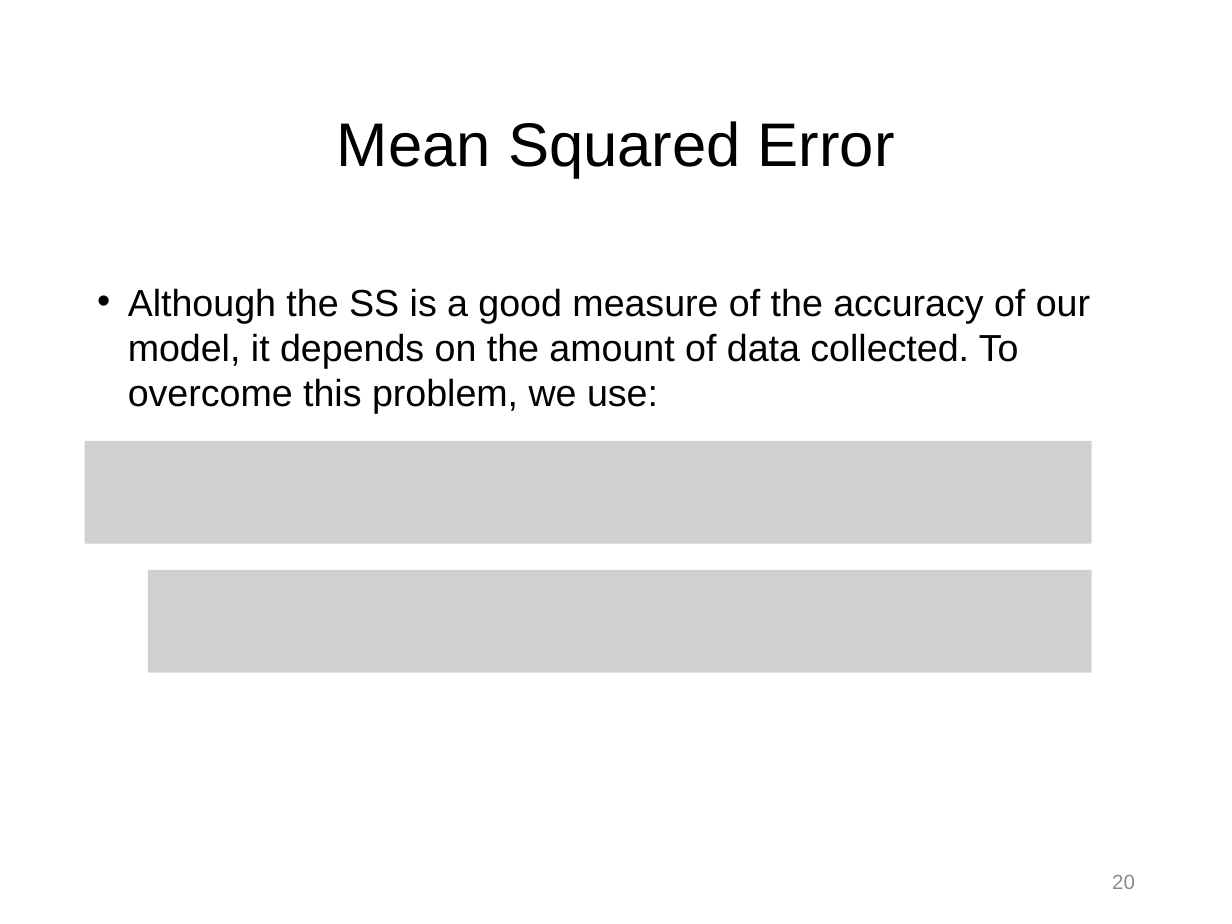
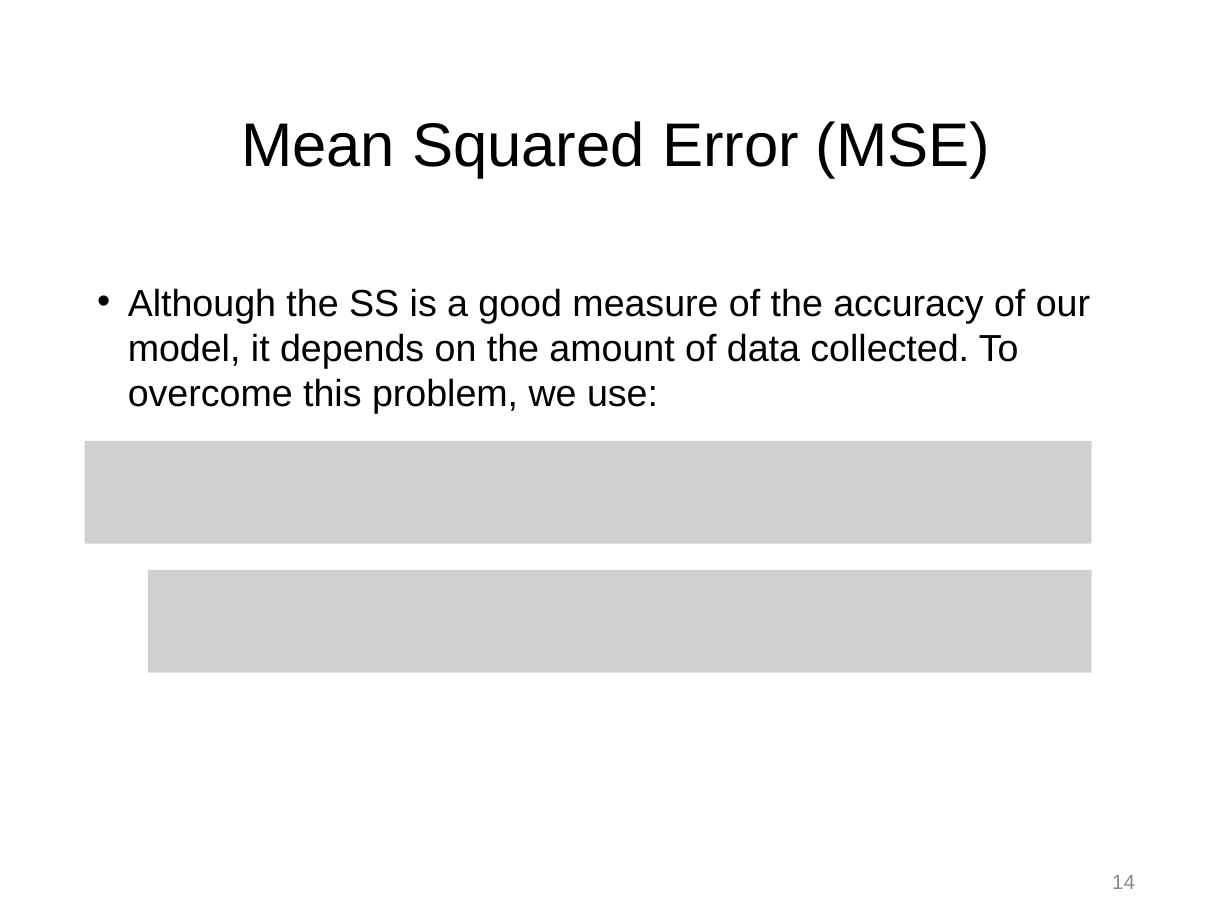
Before and after one commit to npm27/Teaching-Materials, a slide deck: slide 14 of Stats/Slides/2 Chapter 2 Slides.pptx (slide 20 before the commit). Drawn at 1232x924 pixels with LibreOffice and Linux fonts; fonts in the diff are those of the drawing; grey boxes stand for pictures. Boxes give left, top, right and bottom in pixels: in the first picture for what was removed or moved away, otherwise in the second. Text is boxed around its words. In the diff, an @@ line names an element or a change of style, - is before the commit and + after.

```diff
--- a/Stats/Slides/2 Chapter 2 Slides.pptx
+++ b/Stats/Slides/2 Chapter 2 Slides.pptx
@@ title at box(241, 121, 990, 178): text changed @@
-Mean Squared Error
+Mean Squared Error (MSE)
@@ page number at box(1112, 875, 1135, 889): text changed @@
-20
+14
```
Also in this commit, not shown: 6 other slides changed, 6 slides removed, 3 other files.
